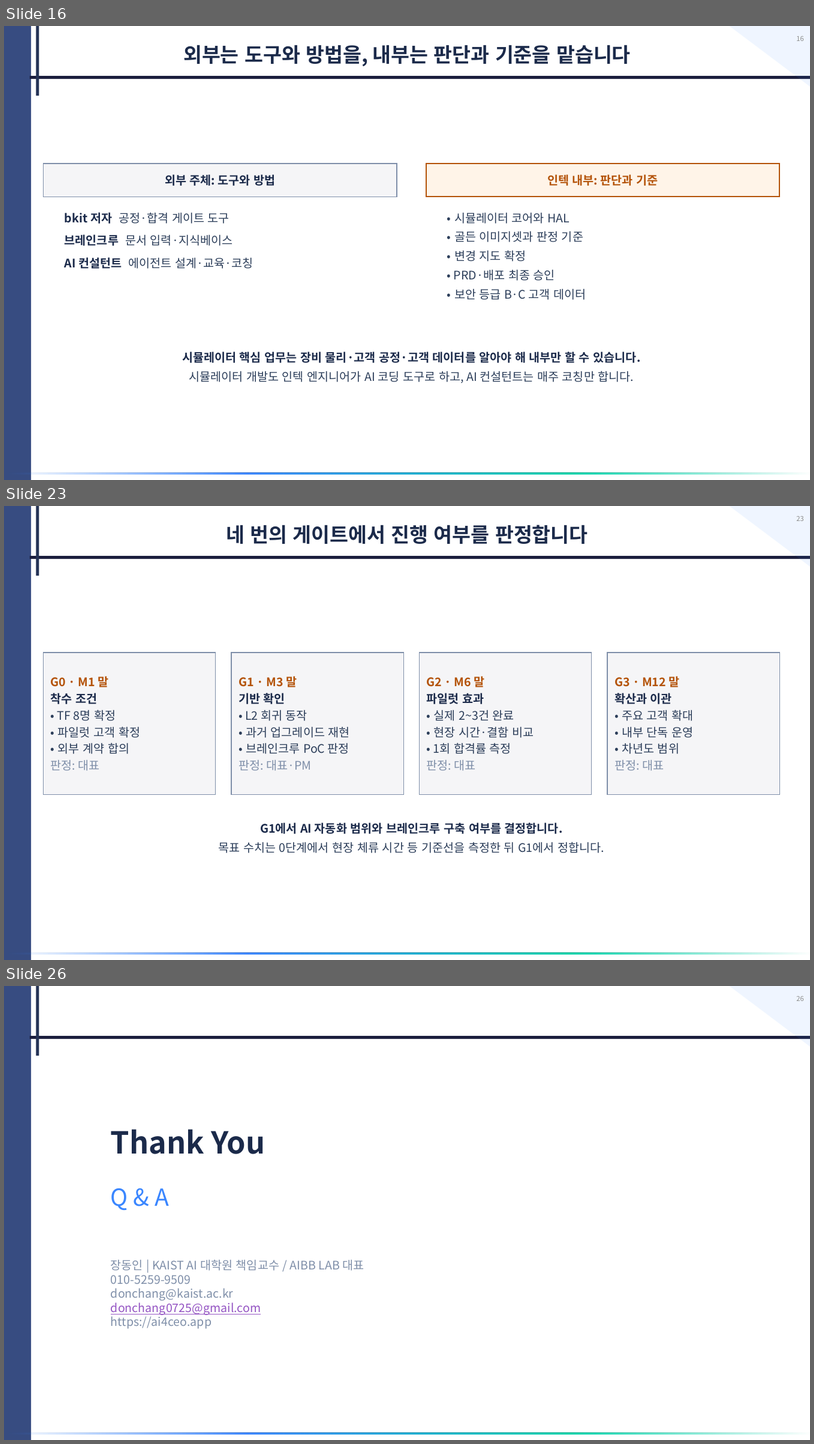
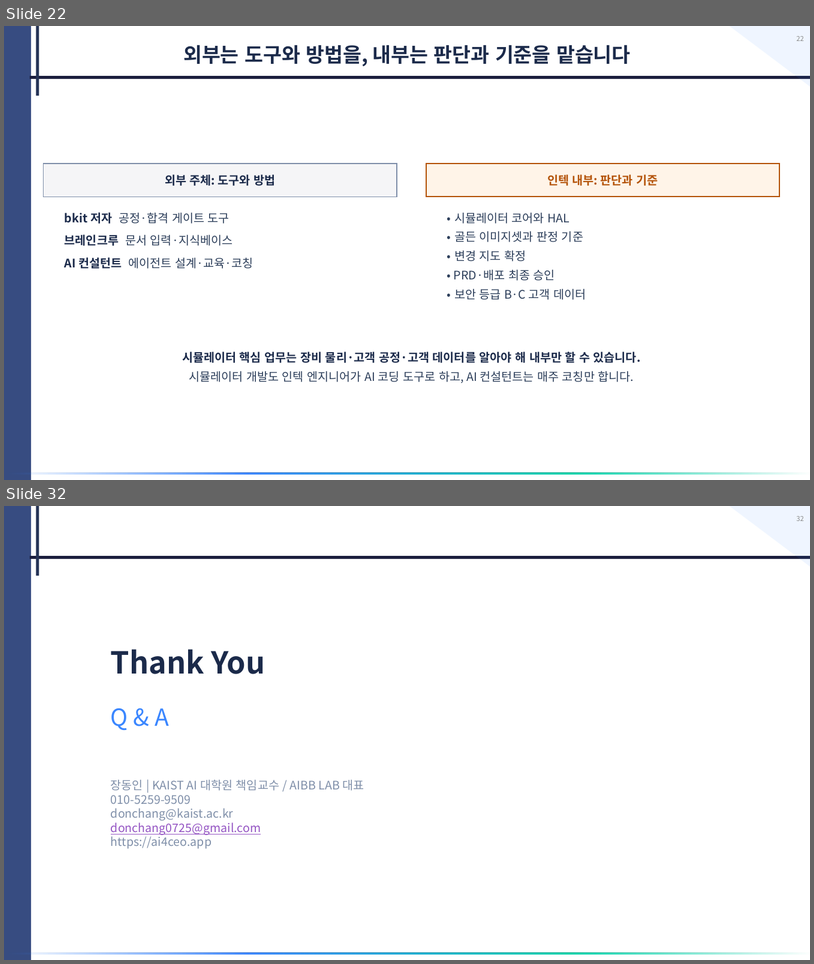
Before and after one commit to donchang07/tmb-2027, a slide deck: deliverables/Intekplus_AI_Upgrade_Proposal.pptx. Shown one above the other, each under a label of ours: slides 16, 23 and 26 before the commit, slides 22 and 32 after it; the slides between them are not shown. The pictures are 814x1444 and 814x964 pixels, drawn with LibreOffice and Linux fonts; fonts in the diff are those of the drawing. Boxes give left, top, right and bottom in pixels: in the first picture for what was removed or moved away, otherwise in the second. Text is boxed around its words. In the diff, an @@ line names an element or a change of style, - is before the commit and + after.

```diff
--- a/deliverables/Intekplus_AI_Upgrade_Proposal.pptx
+++ b/deliverables/Intekplus_AI_Upgrade_Proposal.pptx
@@ slide 23 removed at (4,506,810,960), background #FFFFFF; not listed: 5 template elements that a slide beside it also shows @@
@@ page number removed at (797,516,804,521) @@
-23
@@ text removed at (226,525,588,544) @@
-네 번의 게이트에서 진행 여부를 판정합니다
@@ rectangle removed at (44,652,216,795) @@
-G0 · M1 말
-착수 조건
-• TF 8명 확정
-• 파일럿 고객 확정
-• 외부 계약 합의
-판정: 대표
@@ rectangle removed at (231,652,404,795) @@
-G1 · M3 말
-기반 확인
-• L2 회귀 동작
-• 과거 업그레이드 재현
-• 브레인크루 PoC 판정
-판정: 대표·PM
@@ rectangle removed at (420,652,592,795) @@
-G2 · M6 말
-파일럿 효과
-• 실제 2~3건 완료
-• 현장 시간·결함 비교
-• 1회 합격률 측정
-판정: 대표
@@ rectangle removed at (608,652,780,795) @@
-G3 · M12 말
-확산과 이관
-• 주요 고객 확대
-• 내부 단독 운영
-• 차년도 범위
-판정: 대표
@@ text removed at (260,822,563,834) @@
-G1에서 AI 자동화 범위와 브레인크루 구축 여부를 결정합니다.
@@ text removed at (218,841,605,853) @@
-목표 수치는 0단계에서 현장 체류 시간 등 기준선을 측정한 뒤 G1에서 정합니다.
@@ what was slide 16 is now slide 22 @@
@@ page number at (797,36,804,41): text changed @@
-16
+22
@@ what was slide 26 is now slide 32 @@
@@ page number at (797,516,804,521): text changed @@
-26
+32
```
Also in this commit, not shown: 12 slides changed, 8 slides added, 1 other slide removed, 2 other files.
